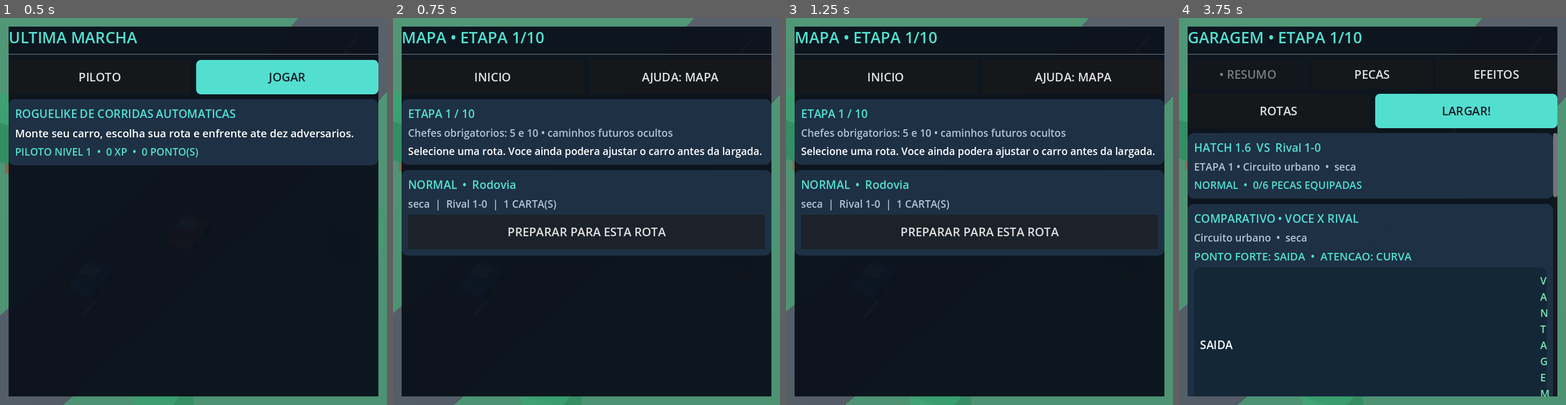
Above: before the commit, frames 1-4 (left to right).
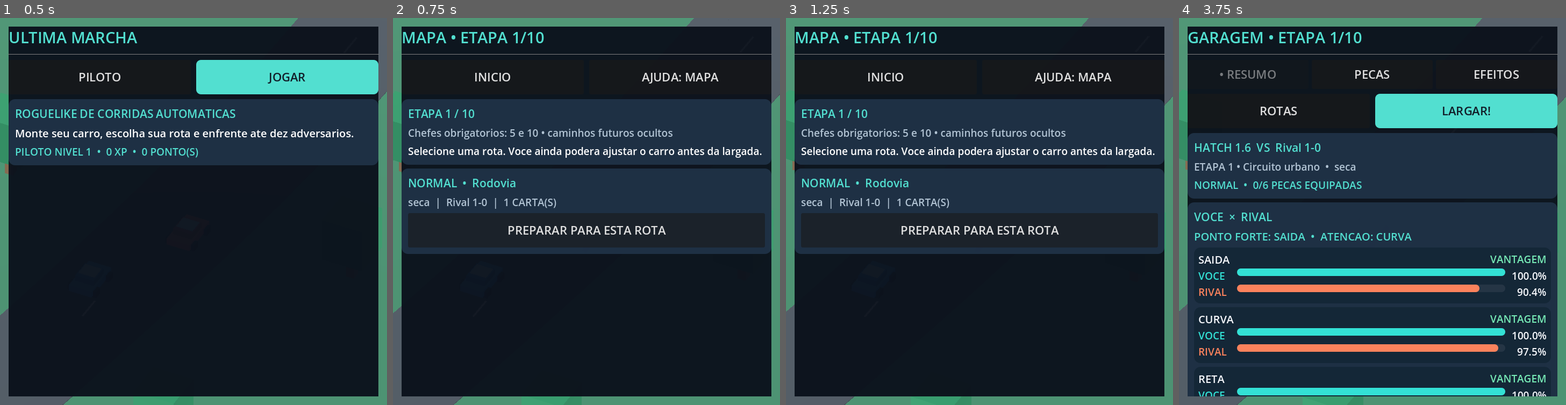
Above: after the commit, the same moments.

Repository: Azidales/Ultima-Marcha
Game: Godot game, scene res://scenes/main.tscn
Same seed, same stepped clock (60 frames per second), same inputs: the game is played once before the commit and once after it.
Inputs:
- Up to frame 1 (0.5 s): no input
- Up to frame 2 (0.75 s): click "JOGAR" at 0.5 s
- Up to frame 3 (1.25 s): no input
- Up to frame 4 (3.75 s): click "INICIO" at 1.25 s; click "JOGAR" at 2 s; click "AJUDA: MAPA" at 2.75 s; click "PREPARAR PARA ESTA ROTA" at 3.5 s

Frame 1 is identical in both runs. In frame 2, 2.6% of the frame differs, in the area x 2-98%, y 38-62%; in frame 3, 2.6%; in frame 4, 11%, in the area x 2-98%, y 29-98%.

Commit message:
fix(ui): compact rival stat cards and hide intrusive mobile scrollbar

Diff:
--- a/scripts/main.gd
+++ b/scripts/main.gd
@@ -342,10 +342,10 @@
 func _metric_meter(parent: VBoxContainer, side: String, value: float, maximum: float, own: bool) -> void:
 	var line := HBoxContainer.new()
 	line.name = "PlayerLine" if own else "RivalLine"
-	line.add_theme_constant_override("separation", 8)
+	line.add_theme_constant_override("separation", 7)
 	parent.add_child(line)
 	var name_label := _label(side, 18, _bar_color(own))
-	name_label.custom_minimum_size.x = 73
+	name_label.custom_minimum_size.x = 65
 	name_label.autowrap_mode = TextServer.AUTOWRAP_OFF
 	line.add_child(name_label)
 	var gauge := ProgressBar.new()
@@ -354,7 +354,7 @@
 	gauge.max_value = maximum
 	gauge.value = clampf(value, 0.0, maximum)
 	gauge.show_percentage = false
-	gauge.custom_minimum_size = Vector2(90, 17)
+	gauge.custom_minimum_size = Vector2(85, 14)
 	gauge.size_flags_horizontal = Control.SIZE_EXPAND_FILL
 	var track := StyleBoxFlat.new()
 	track.bg_color = Color("253545")
@@ -367,7 +367,7 @@
 	line.add_child(gauge)
 	var percentage := _label("%.1f%%" % value, 18, COLORS["white"])
 	percentage.name = "PlayerValue" if own else "RivalValue"
-	percentage.custom_minimum_size.x = 67
+	percentage.custom_minimum_size.x = 70
 	percentage.horizontal_alignment = HORIZONTAL_ALIGNMENT_RIGHT
 	percentage.autowrap_mode = TextServer.AUTOWRAP_OFF
 	line.add_child(percentage)
@@ -379,20 +379,29 @@
 	var flat := StyleBoxFlat.new()
 	flat.bg_color = Color("142737")
 	flat.set_corner_radius_all(12)
-	flat.set_content_margin_all(11)
+	flat.set_content_margin_all(8)
 	container.add_theme_stylebox_override("panel", flat)
 	parent.add_child(container)
 	var vertical := VBoxContainer.new()
-	vertical.add_theme_constant_override("separation", 5)
+	vertical.add_theme_constant_override("separation", 3)
 	container.add_child(vertical)
 	var headline := HBoxContainer.new()
 	vertical.add_child(headline)
-	var title := _label(str(stat["title"]), 21, COLORS["white"])
+	var title := _label(str(stat["title"]), 20, COLORS["white"])
 	title.size_flags_horizontal = Control.SIZE_EXPAND_FILL
+	title.autowrap_mode = TextServer.AUTOWRAP_OFF
+	title.clip_text = true
 	headline.add_child(title)
 	var score: int = Confrontation.advantage(stat)
 	var status: String = "VANTAGEM" if score > 0 else "ATENCAO" if score < 0 else "EQUILIBRADO"
-	var score_label := _label(status, 17, Color("76e9b5") if score > 0 else Color("ffae7d") if score < 0 else COLORS["dim"])
+	var score_label := _label(status, 18, Color("76e9b5") if score > 0 else Color("ffae7d") if score < 0 else COLORS["dim"])
+	score_label.name = "Status"
+	# The previous SMART wrap collapsed the status into one character per row.
+	# A reserved horizontal width prevents it from stretching every stat card.
+	score_label.autowrap_mode = TextServer.AUTOWRAP_OFF
+	score_label.custom_minimum_size = Vector2(142, 25)
+	score_label.horizontal_alignment = HORIZONTAL_ALIGNMENT_RIGHT
+	score_label.clip_text = true
 	headline.add_child(score_label)
 	var maximum: float = maxf(22.0, ceili(maxf(float(stat["player"]), float(stat["rival"])) / 25.0) * 25.0)
 	if str(stat["key"]) == "risk":
@@ -402,12 +411,11 @@
 
 func _compare_cars(body: VBoxContainer, player_stats: Dictionary, is_preview: bool = false) -> void:
 	var rows: Array[Dictionary] = Confrontation.comparison(player_stats, stage, selected_route, pilot.snapshot(pilot_style))
-	var section := _section(body, "COMPARATIVO • VOCE X RIVAL" if not is_preview else "SE EQUIPAR • NOVO CONFRONTO", str(selected_route.get("track", "")) + "  •  " + str(selected_route.get("weather", "")))
+	var section := _section(body, "VOCE  ×  RIVAL" if not is_preview else "PREVIA  ×  RIVAL")
 	section.add_child(_label(Confrontation.summary(rows), 20, COLORS["accent"]))
 	for stat in rows:
 		_metric_card(section, stat, is_preview)
-	var note := _label("SAIDA / CURVA / RETA: maior e melhor  •  DERRAPAGEM: menor e melhor.", 18, COLORS["dim"])
-	section.add_child(note)
+	# Detailed metric explanations are available in the expandable help below.
 
 func _toggle_history() -> void:
 	map_history_visible = not map_history_visible
@@ -537,11 +545,14 @@
 	scroll.size_flags_vertical = Control.SIZE_EXPAND_FILL
 	scroll.size_flags_horizontal = Control.SIZE_EXPAND_FILL
 	scroll.horizontal_scroll_mode = ScrollContainer.SCROLL_MODE_DISABLED
+	# Hide the thick scroll thumb without disabling touch/drag scrolling.
+	scroll.vertical_scroll_mode = ScrollContainer.SCROLL_MODE_SHOW_NEVER
+	scroll.scroll_deadzone = 8
 	shell.add_child(scroll)
 	var body := VBoxContainer.new()
 	body.name = "ScreenBody"
 	body.size_flags_horizontal = Control.SIZE_EXPAND_FILL
-	body.add_theme_constant_override("separation", 10)
+	body.add_theme_constant_override("separation", 7)
 	scroll.add_child(body)
 	match screen:
 		"menu":
--- a/tests/garage_stats_layout_test.gd
+++ b/tests/garage_stats_layout_test.gd
@@ -14,6 +14,10 @@
 
 func _check(game, screen_shape: String) -> bool:
 	var keys := ["launch", "corner", "straight", "risk"]
+	var scroll: ScrollContainer = game.layer.get_node_or_null("SafeArea/UILayout/ContentScroll") as ScrollContainer
+	if scroll == null or scroll.vertical_scroll_mode != ScrollContainer.SCROLL_MODE_SHOW_NEVER:
+		printerr("FAIL: intrusive visible scrollbar on ",screen_shape)
+		return false
 	for key in keys:
 		var card: Node = _find(game.layer, "Metric_" + key)
 		if card == null:
@@ -35,6 +39,17 @@
 		if not p_label.text.ends_with("%") or not r_label.text.ends_with("%"):
 			printerr("FAIL: stat percentages")
 			return false
+		var badge: Label = _find(card, "Status") as Label
+		if badge == null or badge.autowrap_mode != TextServer.AUTOWRAP_OFF:
+			printerr("FAIL: advantage badge wraps vertically: ",key)
+			return false
+		if badge.custom_minimum_size.x < 130.0 or badge.text.contains("\n"):
+			printerr("FAIL: advantage badge has insufficient horizontal space: ",key)
+			return false
+		var measured_height: float = (card as Control).get_combined_minimum_size().y
+		if measured_height > 135.0:
+			printerr("FAIL: huge metric card ",key,": ",measured_height)
+			return false
 	return true
 
 func _run() -> void:
@@ -50,5 +65,5 @@
 			quit(1)
 			return
 	DirAccess.remove_absolute(ProjectSettings.globalize_path(game.pilot.save_path))
-	print("PASS: four fair two-car meter pairs with readable values on portrait and landscape")
+	print("PASS: four compact no-wrap metric cards, no visible scrollbar and fair meter scales")
 	quit(0)
Not shown, changed: export_presets.cfg
